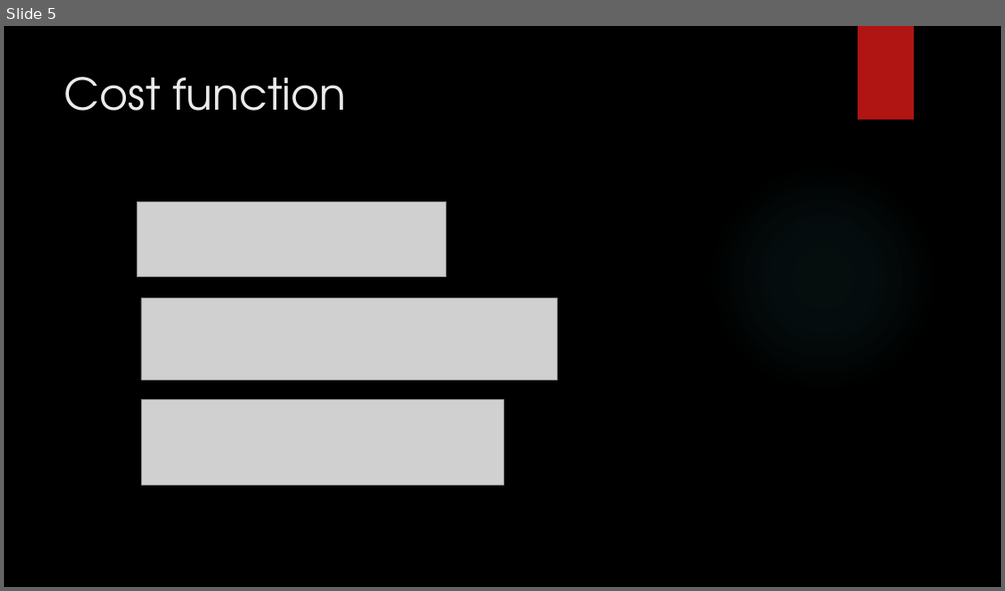
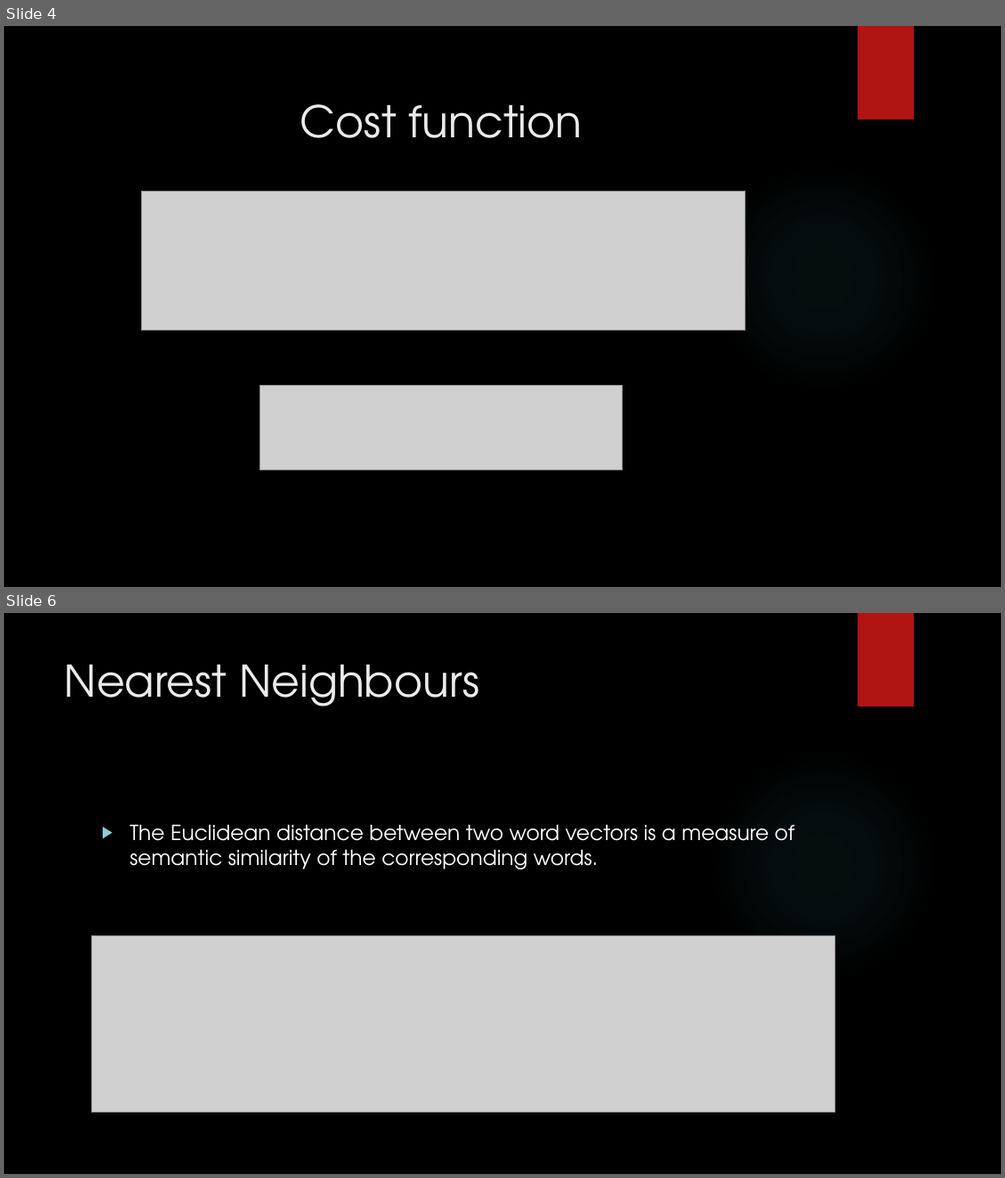
Before and after one commit to ThePiyushGupta/SarcasmTargetDetection, a slide deck: Presentation/Glove.pptx. Shown one above the other, each under a label of ours: slide 5 before the commit, slides 4 and 6 after it; the slides between them are not shown. The pictures are 1005x591 and 1005x1178 pixels, drawn with LibreOffice and Linux fonts; fonts in the diff are those of the drawing; grey boxes stand for pictures; background and template pictures are left out. Boxes give left, top, right and bottom in pixels: in the first picture for what was removed or moved away, otherwise in the second. Text is boxed around its words. In the diff, an @@ line names an element or a change of style, - is before the commit and + after.

```diff
--- a/Presentation/Glove.pptx
+++ b/Presentation/Glove.pptx
@@ slide 6 added at (4,613,1001,1174), background picture (left out); not listed: 2 template elements that a slide beside it also shows @@
@@ title added at (65,664,479,706), 42 pt, text #EBEBEB @@
+Nearest Neighbours
@@ text added at (129,824,795,869), 20 pt, text #FFFFFF @@
+▶ The Euclidean distance between two word vectors is a measure of semantic similarity of the corresponding words.
@@ picture added at (91,936,834,1112) @@
@@ what was slide 5 is now slide 4 @@
@@ slide 4 changed as well @@
@@ title "Cost function" at (300,104,582,138): alignment left to centre; vertical alignment top to middle @@
@@ picture removed at (138,201,446,276) @@
@@ picture: place and size @@
-picture at (141,298,558,379)
+picture at (141,192,745,330)
@@ picture: place and size @@
-picture at (141,400,503,484)
+picture at (259,385,623,469)
```
Also in this commit, not shown: 4 other slides changed, 3 other slides added, 1 slide removed, 5 other files.
